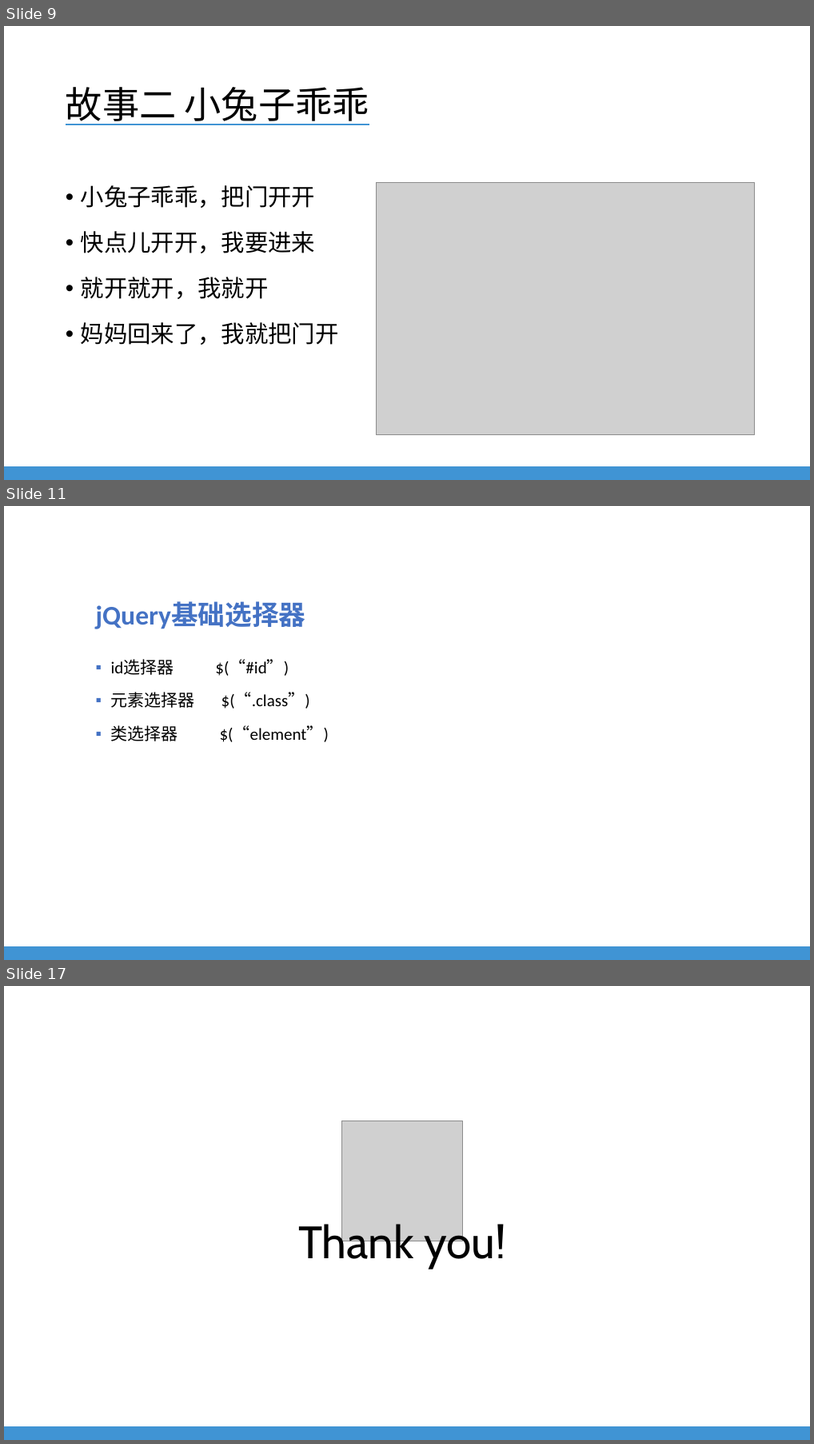
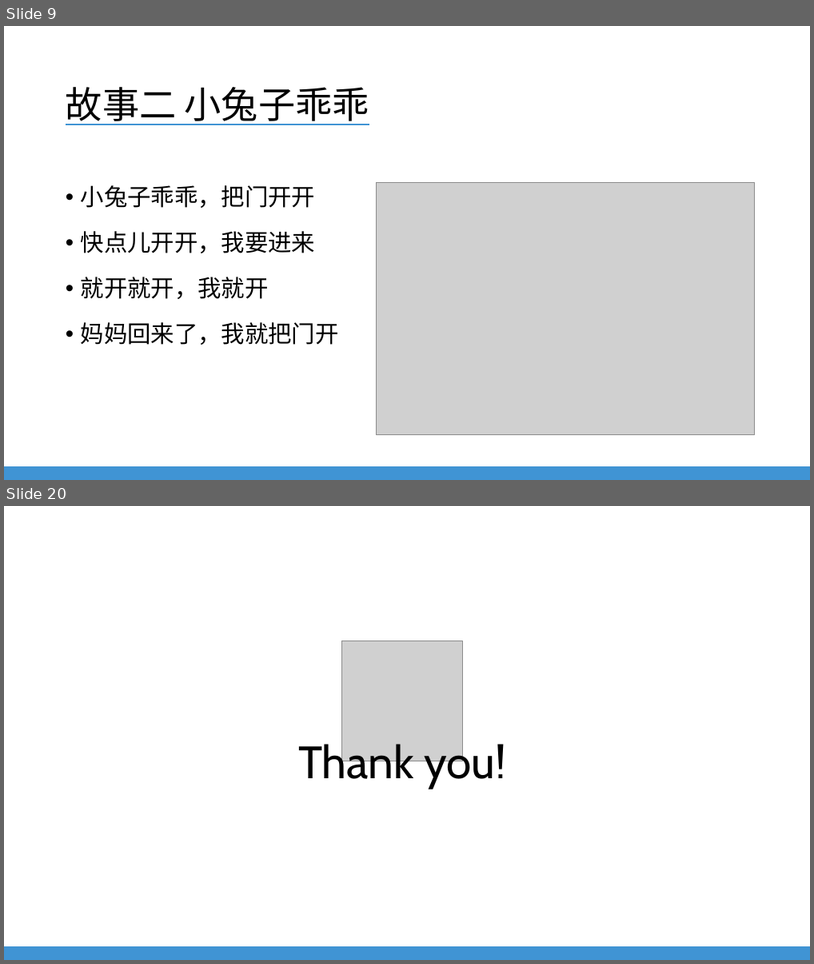
Before and after one commit to EverDoc/NLU, a slide deck: NLU Training - Javascript For QA.pptx. Shown one above the other, each under a label of ours: slides 9, 11 and 17 before the commit, slides 9 and 20 after it; the slides between them are not shown. The pictures are 814x1444 and 814x964 pixels, drawn with LibreOffice and Linux fonts; fonts in the diff are those of the drawing; grey boxes stand for pictures; background and template pictures are left out. Boxes give left, top, right and bottom in pixels: in the first picture for what was removed or moved away, otherwise in the second. Text is boxed around its words. In the diff, an @@ line names an element or a change of style, - is before the commit and + after.

```diff
--- a/NLU Training - Javascript For QA.pptx
+++ b/NLU Training - Javascript For QA.pptx
@@ slide 11 removed at (x1=4, y1=506, x2=810, y2=960), background #FFFFFF; not listed: 1 template element that a slide beside it also shows @@
@@ text removed at (x1=96, y1=602, x2=306, y2=629) @@
-jQuery基础选择器
@@ text removed at (x1=111, y1=659, x2=329, y2=742) @@
-▪ id选择器 $(“#id”)
-▪ 元素选择器 $(“.class”)
-▪ 类选择器 $(“element”)
@@ what was slide 17 is now slide 20 @@
```
Also in this commit, not shown: 10 slides added, 6 other slides removed.
